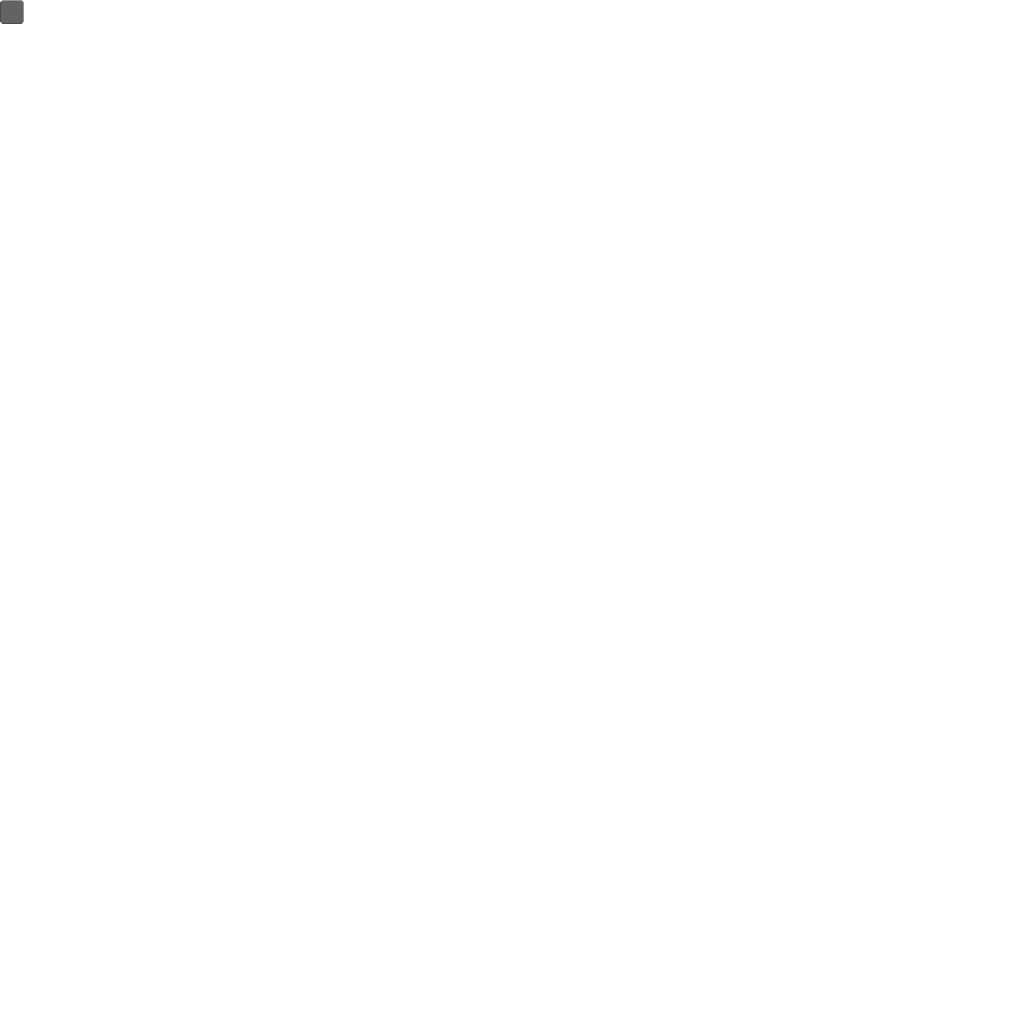
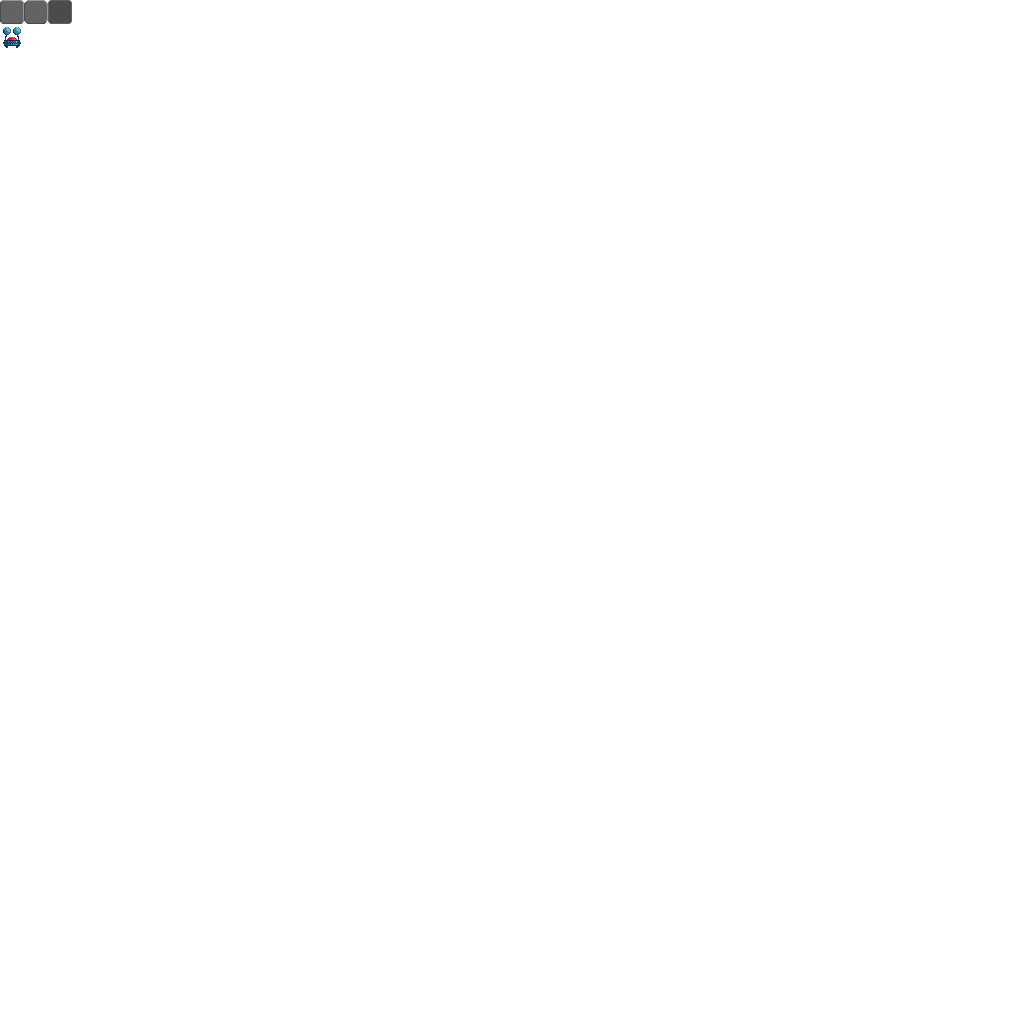
Before/after of a 1024 × 1024 layered artwork. What changed in the layer stack:
painted on "Background" over [3, 0, 72, 48]
